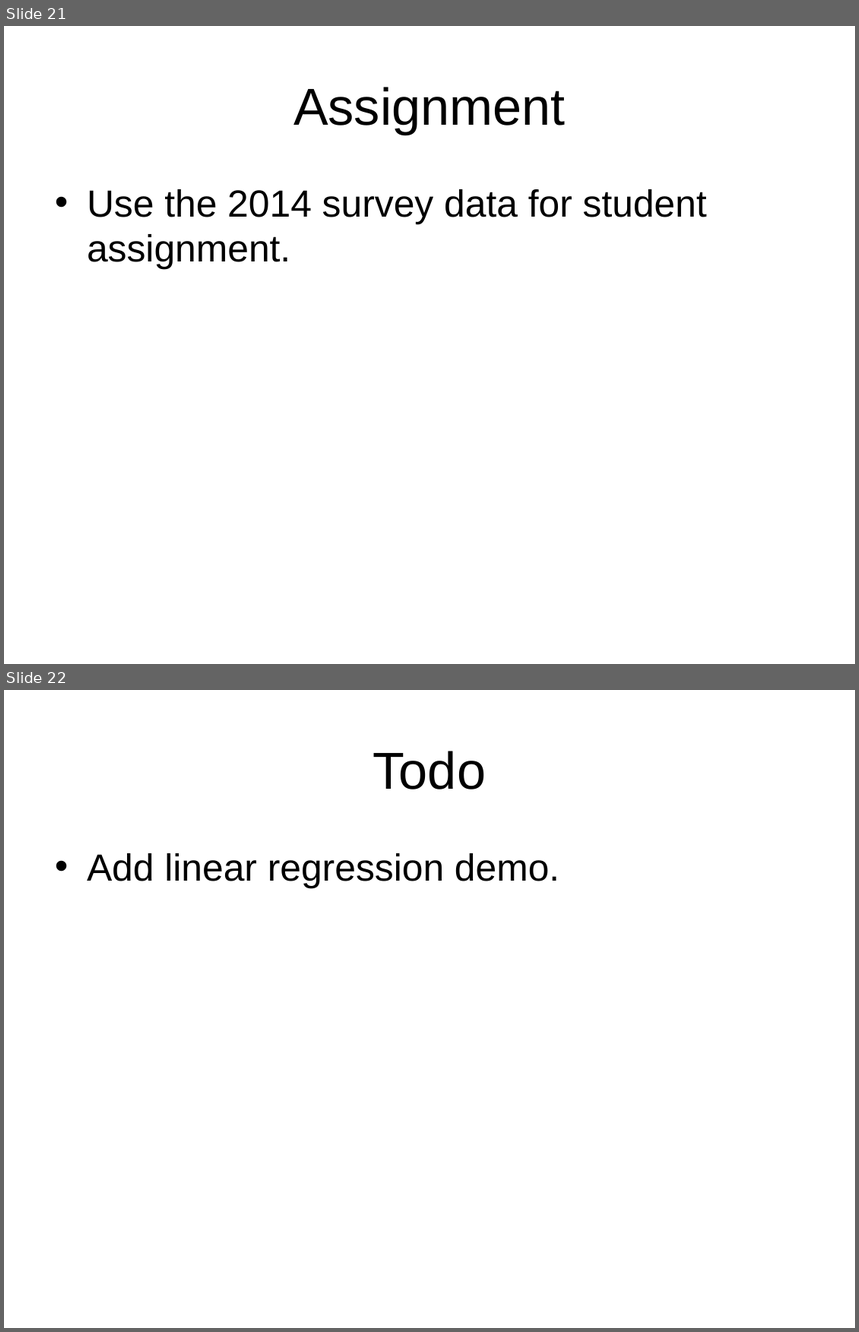
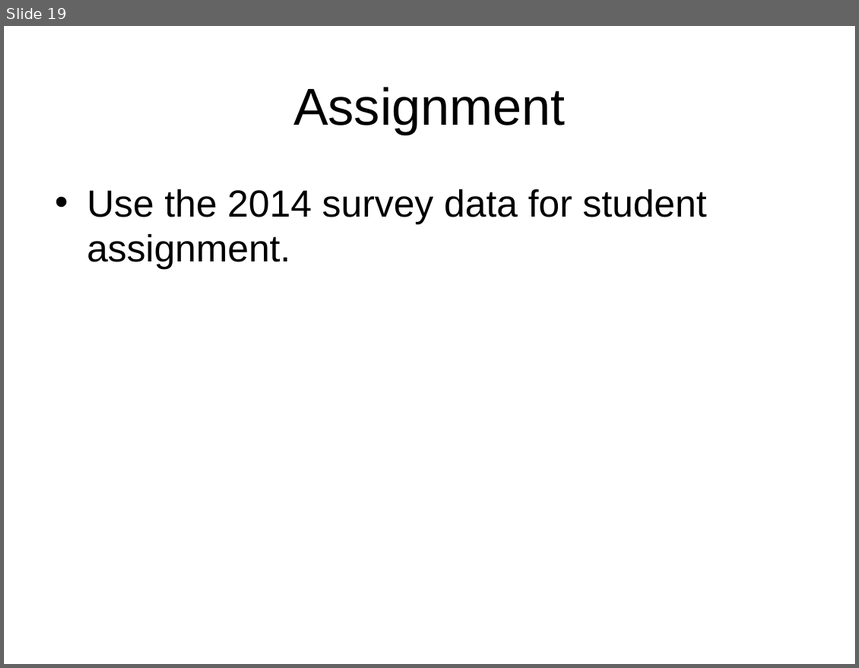
Before and after one commit to BDSpoke-UTC-Spelman-Tuskegee-WVU/R-coding-bootcamp, a slide deck: 4.dataWrangle-metricExample/Learning_R_by_metricExample.ppt. Shown one above the other, each under a label of ours: slides 21 and 22 before the commit, slide 19 after it. The pictures are 859x1332 and 859x668 pixels, drawn with LibreOffice and Linux fonts; fonts in the diff are those of the drawing. Boxes give left, top, right and bottom in pixels: in the first picture for what was removed or moved away, otherwise in the second. Text is boxed around its words. In the diff, an @@ line names an element or a change of style, - is before the commit and + after.

```diff
--- a/4.dataWrangle-metricExample/Learning_R_by_metricExample.ppt
+++ b/4.dataWrangle-metricExample/Learning_R_by_metricExample.ppt
@@ slide 22 removed at (x1=4, y1=690, x2=855, y2=1328), background #FFFFFF @@
@@ title removed at (x1=373, y1=751, x2=486, y2=790) @@
-Todo
@@ text removed at (x1=87, y1=853, x2=560, y2=888) @@
-• Add linear regression demo.
@@ what was slide 21 is now slide 19 @@
```
Also in this commit, not shown: 1 slide changed, 2 other slides removed, 1 other file.
